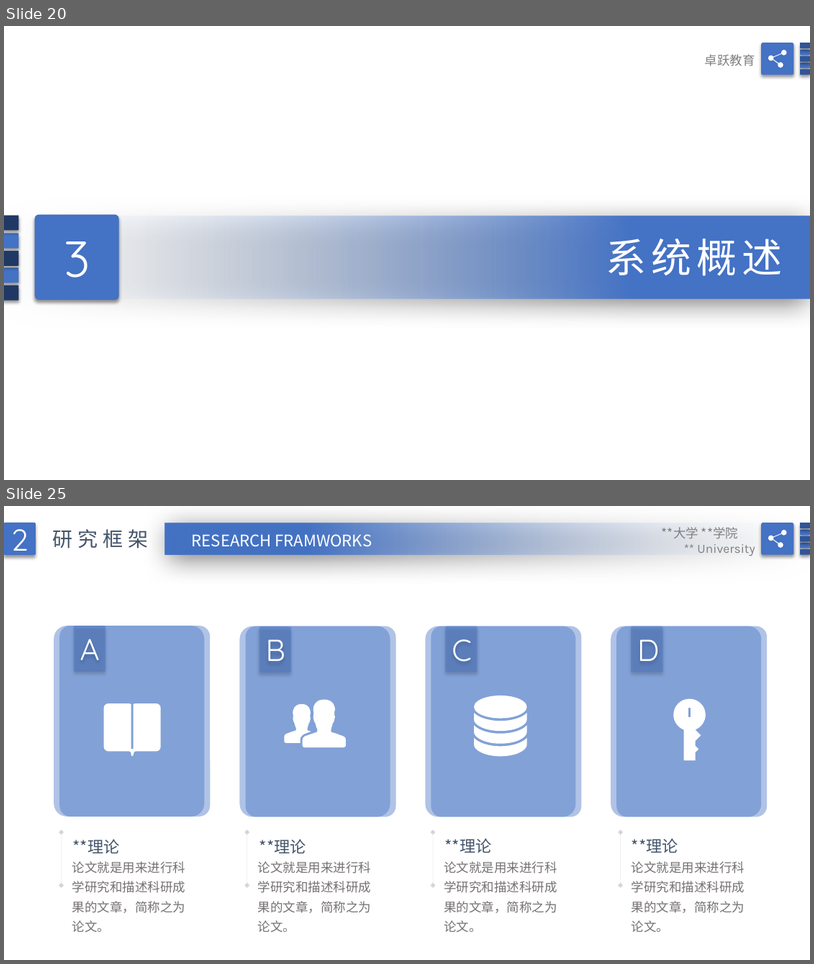
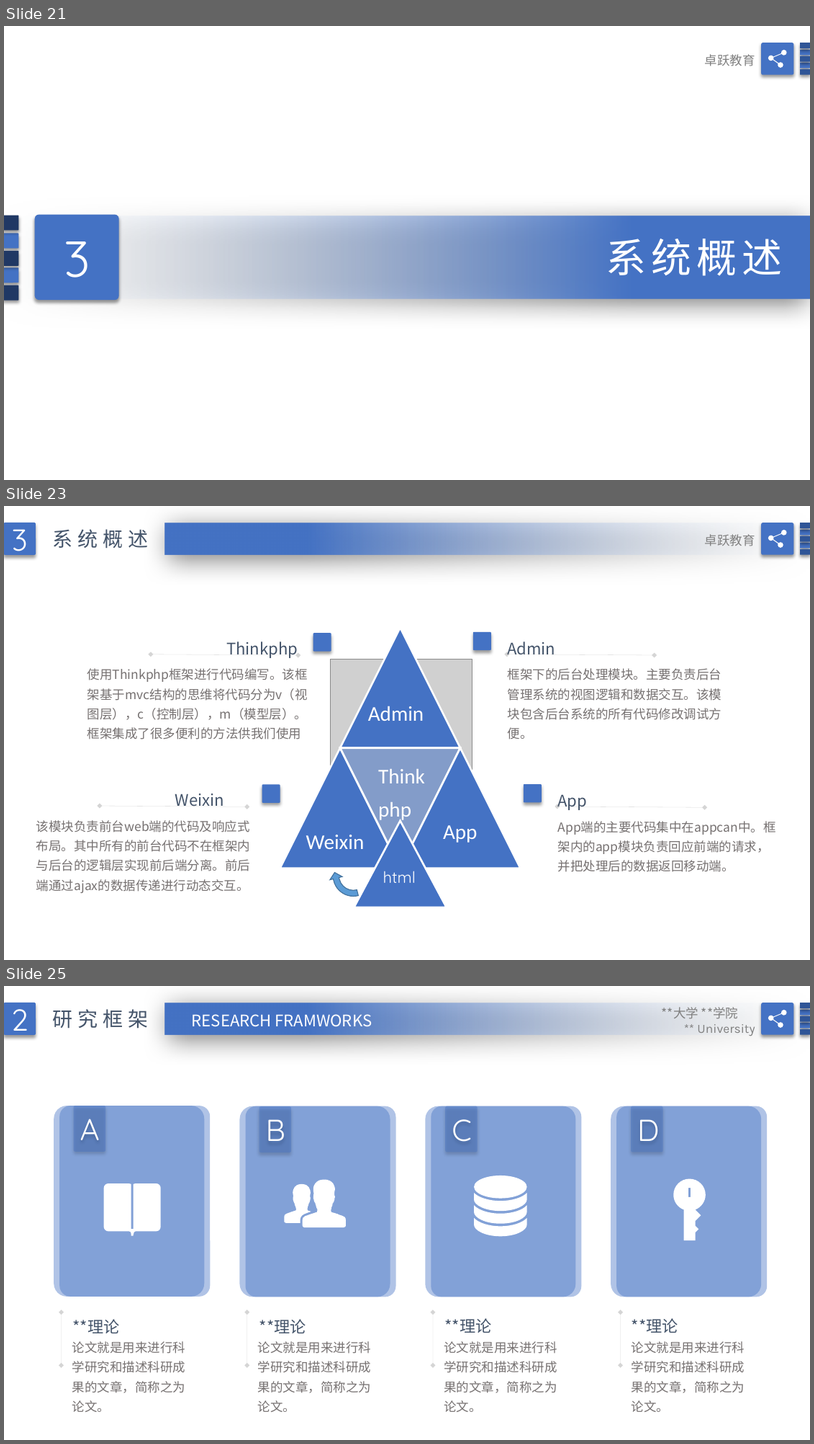
Before and after one commit to TestingTestings/Project_4, a slide deck: doc/简洁蓝色毕业论文答辩PPT模版.pptx. Shown one above the other, each under a label of ours: slides 20 and 25 before the commit, slides 21, 23 and 25 after it; the slides between them are not shown. The pictures are 814x964 and 814x1444 pixels, drawn with LibreOffice and Linux fonts; fonts in the diff are those of the drawing; grey boxes stand for pictures; background and template pictures are left out. Boxes give left, top, right and bottom in pixels: in the first picture for what was removed or moved away, otherwise in the second. Text is boxed around its words. In the diff, an @@ line names an element or a change of style, - is before the commit and + after.

```diff
--- a/doc/简洁蓝色毕业论文答辩PPT模版.pptx
+++ b/doc/简洁蓝色毕业论文答辩PPT模版.pptx
@@ slide 23 added at [4, 506, 810, 960], background picture (left out) @@
@@ rounded rectangle added at [4, 523, 36, 555], fill #4472C4, 36 pt, text #FFFFFF @@
+3
@@ rectangle added at [165, 523, 810, 555], fill gradient #F7FAFD to #4472C4 @@
@@ text added at [53, 529, 149, 548], 24 pt, text #44546A @@
+系统概述
@@ text added at [705, 534, 756, 546], 15 pt, text #808080 @@
+卓跃教育
@@ group added at [761, 523, 810, 555]: 6 rounded rectangles, 1 freeform shape @@
@@ rounded rectangle added at [313, 633, 332, 651], fill #4472C4 @@
@@ triangle added at [340, 628, 460, 748], fill #4472C4, outline #FFFFFF 2.25 pt @@
@@ rounded rectangle added at [473, 632, 491, 650], fill #4472C4 @@
@@ double arrow added from (151, 654) to (298, 656), #808080 0.25 pt @@
@@ text added at [226, 641, 298, 658], 19 pt, text #44546A @@
+Thinkphp
@@ text added at [507, 641, 556, 656], 19 pt, text #44546A @@
+Admin
@@ double arrow added from (507, 654) to (655, 655), #808080 0.25 pt @@
@@ text added at [88, 668, 308, 739], 15 pt, text #767171 @@
+使用Thinkphp框架进行代码编写。该框架基于mvc结构的思维将代码分为v（视图层），c（控制层），m（模型层）。框架集成了很多便利的方法供我们使用
@@ picture added at [331, 659, 472, 856] @@
@@ text added at [508, 668, 722, 739], 15 pt, text #767171 @@
+框架下的后台处理模块。主要负责后台管理系统的视图逻辑和数据交互。该模块包含后台系统的所有代码修改调试方便。
@@ text added at [368, 705, 424, 721], 25 pt, text #FFFFFF @@
+Admin
@@ triangle added at [280, 748, 401, 868], fill #4472C4, outline #FFFFFF 2.25 pt @@
@@ triangle added at [340, 748, 460, 868], fill #4472C4 at 55% opacity, outline #FFFFFF 2.25 pt @@
@@ text added at [373, 752, 441, 824], 25 pt, text #FFFFFF @@
+Thinkphp
@@ triangle added at [400, 748, 521, 868], fill #4472C4, outline #FFFFFF 2.25 pt @@
@@ rounded rectangle added at [262, 784, 280, 803], fill #4472C4 @@
@@ rounded rectangle added at [524, 784, 542, 803], fill #4472C4 @@
@@ double arrow added from (100, 806) to (247, 807), #808080 0.25 pt @@
@@ text added at [175, 793, 224, 806], 19 pt, text #44546A @@
+Weixin
@@ text added at [558, 794, 587, 810], 19 pt, text #44546A @@
+App
@@ double arrow added from (558, 806) to (705, 807), #808080 0.25 pt @@
@@ triangle added at [354, 821, 447, 907], fill #4472C4, outline #FFFFFF 2.25 pt, 19 pt, text #FFFFFF @@
+html
@@ text added at [443, 825, 477, 842], 25 pt, text #FFFFFF @@
+App
@@ text added at [558, 821, 777, 872], 15 pt, text #767171 @@
+App端的主要代码集中在appcan中。框架内的app模块负责回应前端的请求，并把处理后的数据返回移动端。
@@ text added at [36, 839, 250, 893], 15 pt, text #767171 @@
+该模块负责前台web端的代码及响应式布局。其中所有的前台代码不在框架内与后台的逻辑层实现前后端分离。前后端通过ajax的数据传递进行动态交互。
@@ text added at [306, 834, 365, 849], 25 pt, text #FFFFFF @@
+Weixin
@@ bent arrow added at [329, 867, 358, 901], fill #5B9BD5, outline #43739E 1 pt @@
@@ what was slide 20 is now slide 21 @@
```
Also in this commit, not shown: 9 slides changed, 3 other slides added, 5 slides removed.
